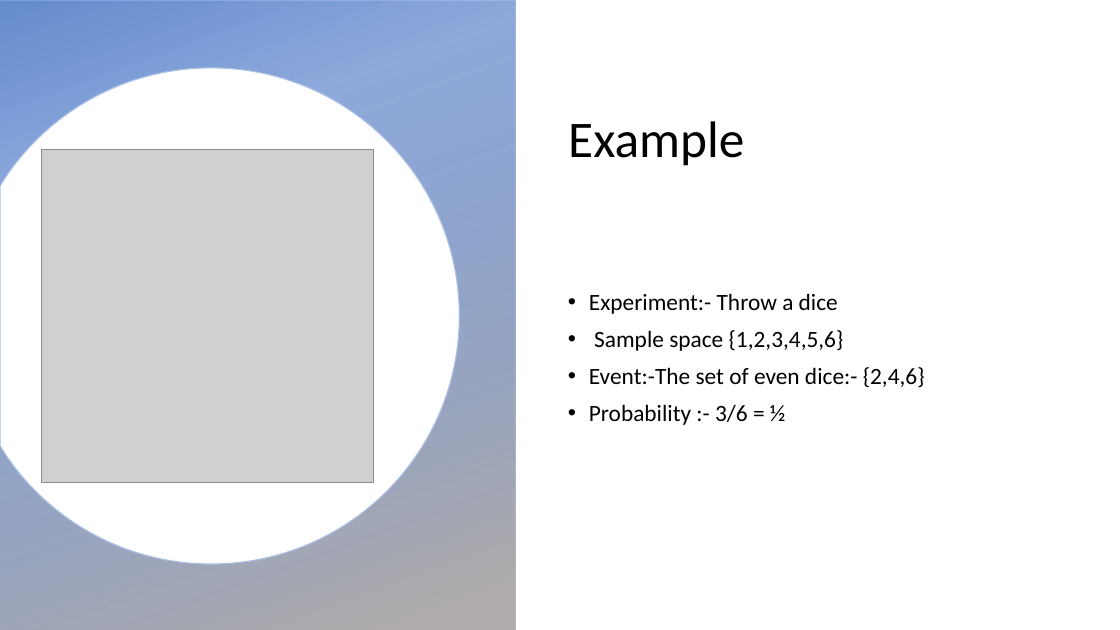
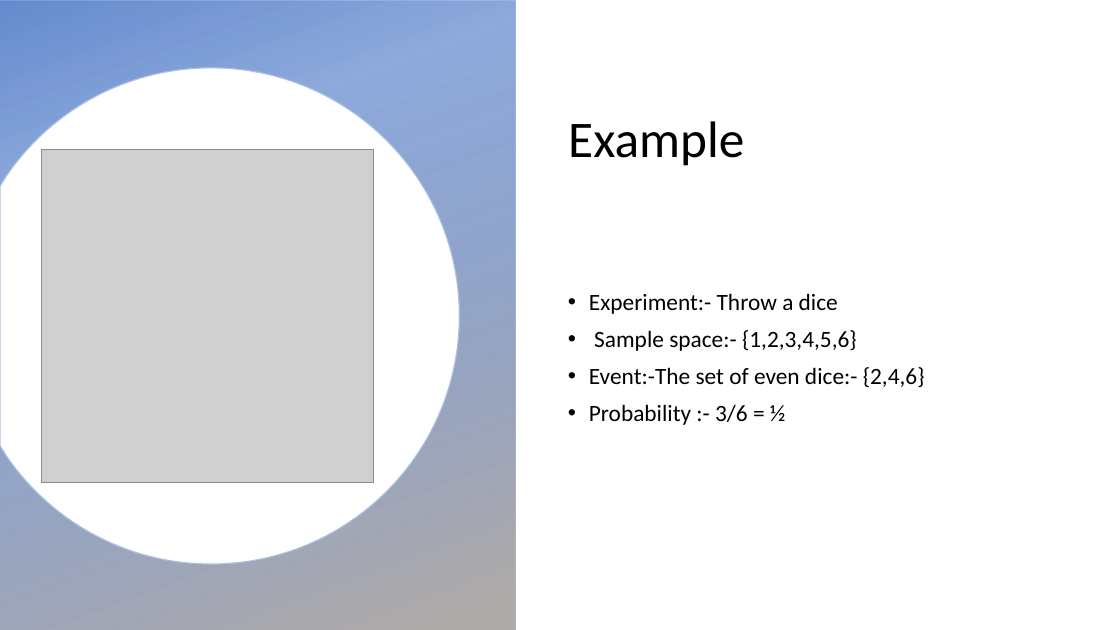
Before and after one commit to akchaudhary57/Job-Ready-Data-Analyst-Course-in-90-Days, a slide deck: slide 3 of DA using R/W3/Probability.pptx. Drawn at 1120x630 pixels with LibreOffice and Linux fonts; fonts in the diff are those of the drawing; grey boxes stand for pictures; background and template pictures are left out. Boxes give left, top, right and bottom in pixels: in the first picture for what was removed or moved away, otherwise in the second. Text is boxed around its words. In the diff, an @@ line names an element or a change of style, - is before the commit and + after.

```diff
--- a/DA using R/W3/Probability.pptx
+++ b/DA using R/W3/Probability.pptx
@@ text at <box>594,330,857,351</box>: text changed @@
-• Sample space {1,2,3,4,5,6}
+• Sample space:- {1,2,3,4,5,6}
```
Also in this commit, not shown: 1 other slide changed.
